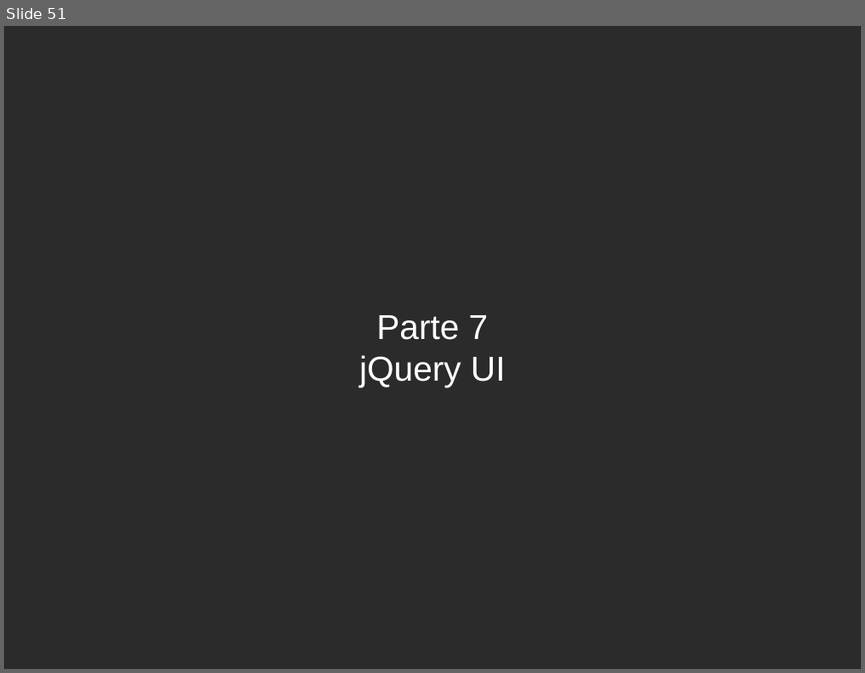
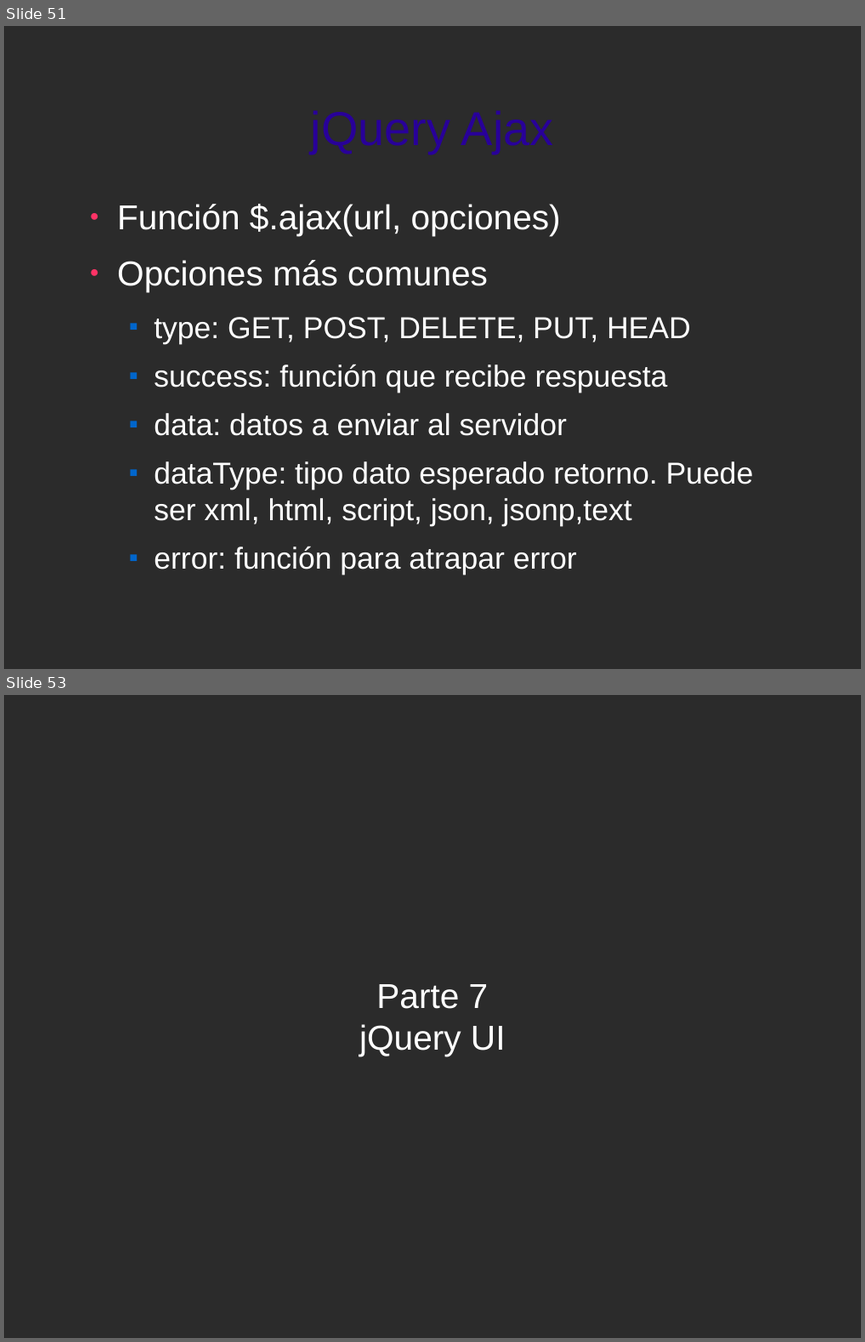
Before and after one commit to jorgeu/curso-jquery, a slide deck: curso-jquery.odp. Shown one above the other, each under a label of ours: slide 51 before the commit, slides 51 and 53 after it; the slides between them are not shown. The pictures are 865x673 and 865x1342 pixels, drawn with LibreOffice and Linux fonts; fonts in the diff are those of the drawing; background and template pictures are left out; a plain dark background stands for a picture behind light text. Boxes give left, top, right and bottom in pixels: in the first picture for what was removed or moved away, otherwise in the second. Text is boxed around its words. In the diff, an @@ line names an element or a change of style, - is before the commit and + after.

Commit message:
agregado ajax

```diff
--- a/curso-jquery.odp
+++ b/curso-jquery.odp
@@ slide 51 added at (4, 26, 861, 669), background picture (left out) @@
@@ title added at (311, 110, 554, 154), 44 pt, text #280099 @@
+jQuery Ajax
@@ text added at (117, 204, 754, 575), 28 pt, text #FFFFFF @@
+● Función $.ajax(url, opciones)
+● Opciones más comunes
+  ■ type: GET, POST, DELETE, PUT, HEAD
+  ■ success: función que recibe respuesta
+  ■ data: datos a enviar al servidor
+  ■ dataType: tipo dato esperado retorno. Puede ser xml, html, script, json, jsonp,text
+  ■ error: función para atrapar error
@@ what was slide 51 is now slide 53 @@
```
Also in this commit, not shown: 1 other slide added, 7 other files.
